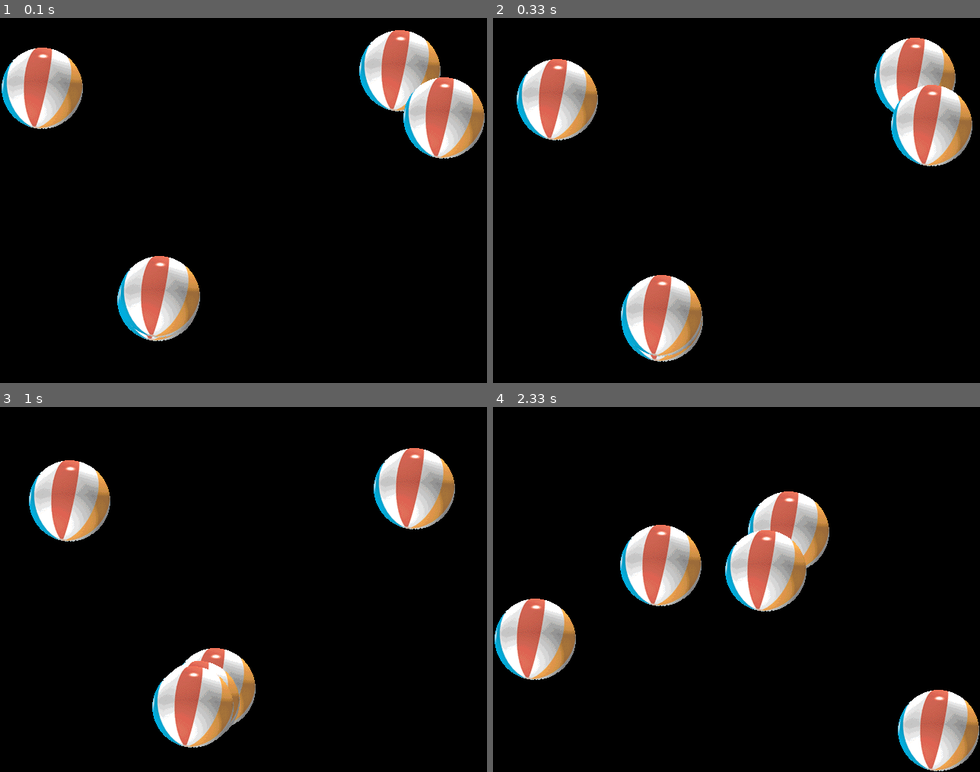
Above: before the commit, frames 1-4 (two rows, left to right).
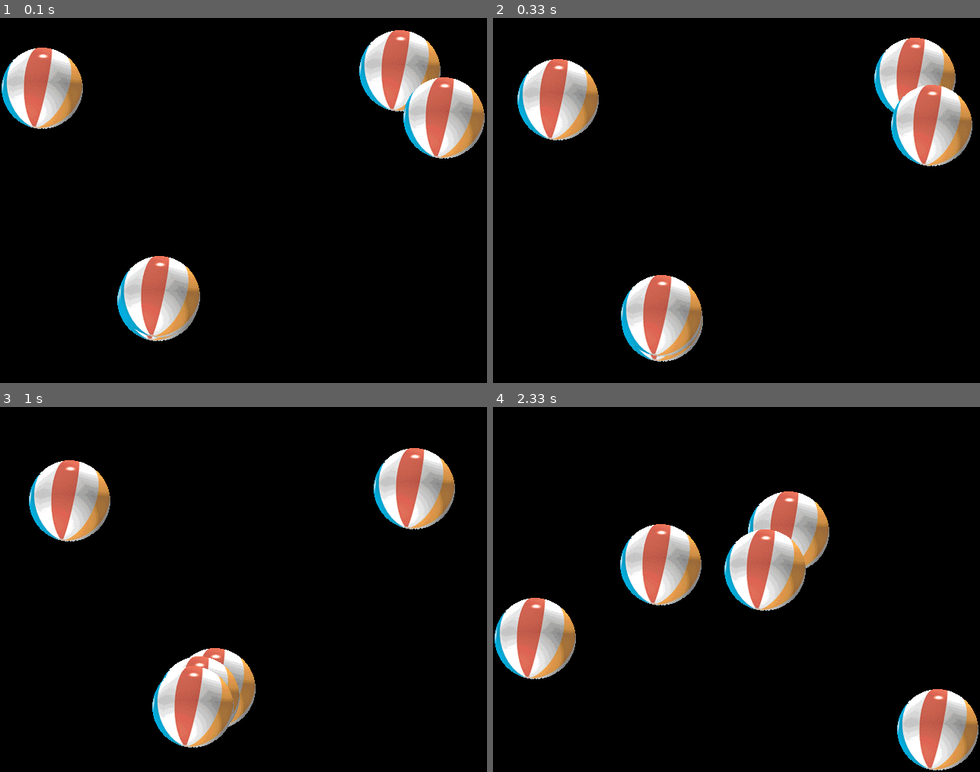
Above: after the commit, the same moments.

Repository: FrBrGeorge/PyGame
Game: pygame game, started from balls.py
Same seed, same stepped clock (60 frames per second), same inputs: the game is played once before the commit and once after it. The source before the commit is Python 2; it was converted automatically to run under Python 3.
Inputs (mouse positions are in pixels of both pictures, inside the frame that each line leads up to):
- Up to frame 1 (0.1 s): no input
- Up to frame 2 (0.33 s): no input
- Up to frame 3 (1 s): press the mouse at (438, 516) at 0.37 s; move the mouse to (262, 593) at 0.47 s; release the mouse at (92, 673) at 0.6 s; press the mouse at (102, 509) at 0.7 s; move the mouse to (92, 505) at 0.8 s; release the mouse at (77, 501) at 0.93 s
- Up to frame 4 (2.33 s): press the mouse at (678, 717) at 1.03 s; move the mouse to (799, 720) at 1.13 s; release the mouse at (921, 728) at 1.27 s; press the mouse at (595, 509) at 1.37 s; move the mouse to (580, 531) at 1.47 s; release the mouse at (570, 553) at 1.6 s; press the mouse at (712, 647) at 1.7 s; move the mouse to (658, 647) at 1.8 s; release the mouse at (600, 647) at 1.93 s; press the mouse at (536, 626) at 2.03 s; move the mouse to (702, 673) at 2.13 s; release the mouse at (872, 720) at 2.27 s

Frame 1 is identical in both runs. In frame 2, 0.4% of the frame differs, in the area x 4-22%, y 11-34%; in frame 3, 0.4%; in frame 4, 1.5%, in the area x 0-100%, y 32-100%.

Commit message:
Python3 ready

Diff:
--- a/balls.py
+++ b/balls.py
@@ -4,12 +4,16 @@
 
 import pygame
 import random
+import sys
+
+if sys.version_info[0]>2:
+    xrange = range
 
 SIZE = 640, 480
 
 def intn(*arg):
     '''Return list of ints from arg tuple'''
-    return map(int,arg)
+    return tuple(map(int,arg))
 
 def Init(sz):
     '''Turn PyGame on'''
Not shown, changed: .gitignore
